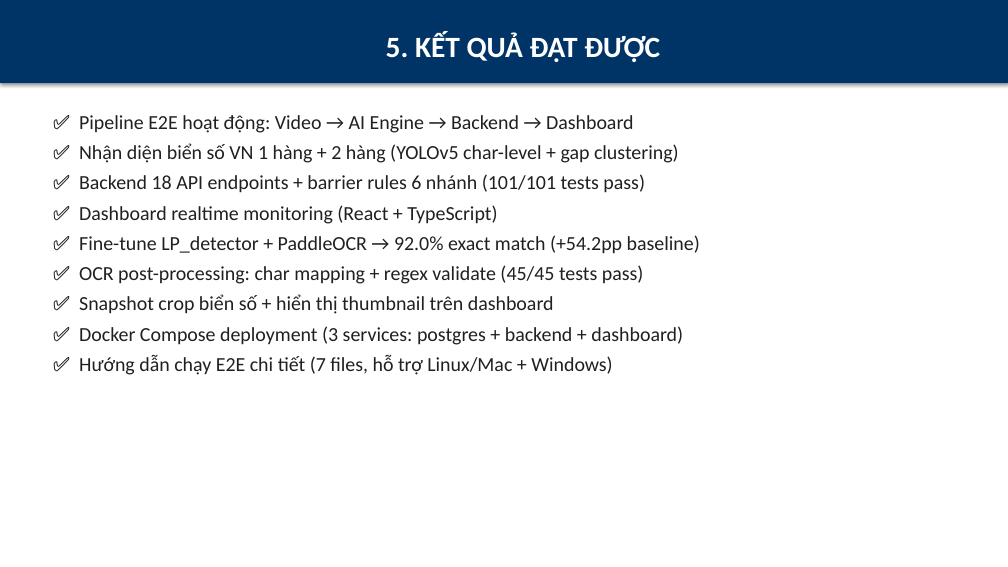
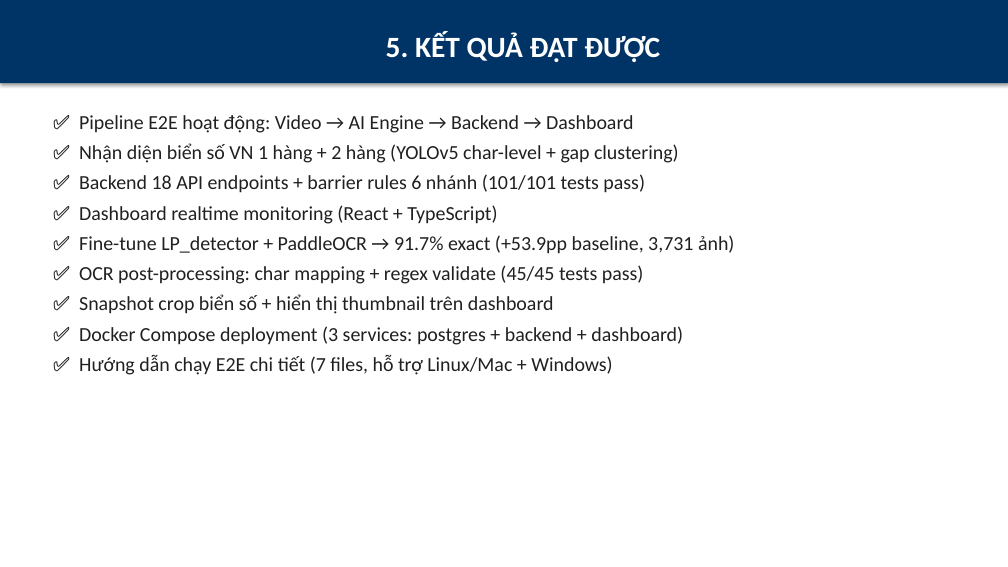
Before and after one commit to ukelele0718/bienso, a slide deck: slide 24 of slides/bao-ve-do-an.pptx. Drawn at 1008x567 pixels with LibreOffice and Linux fonts; fonts in the diff are those of the drawing. Boxes give left, top, right and bottom in pixels: in the first picture for what was removed or moved away, otherwise in the second. Text is boxed around its words. In the diff, an @@ line names an element or a change of style, - is before the commit and + after.

```diff
--- a/slides/bao-ve-do-an.pptx
+++ b/slides/bao-ve-do-an.pptx
@@ text at [79,235,734,254]: text changed @@
-✅ Fine-tune LP_detector + PaddleOCR → 92.0% exact match (+54.2pp baseline)
+✅ Fine-tune LP_detector + PaddleOCR → 91.7% exact (+53.9pp baseline, 3,731 ảnh)
```
Also in this commit, not shown: 3 other slides changed, 4 other files.
